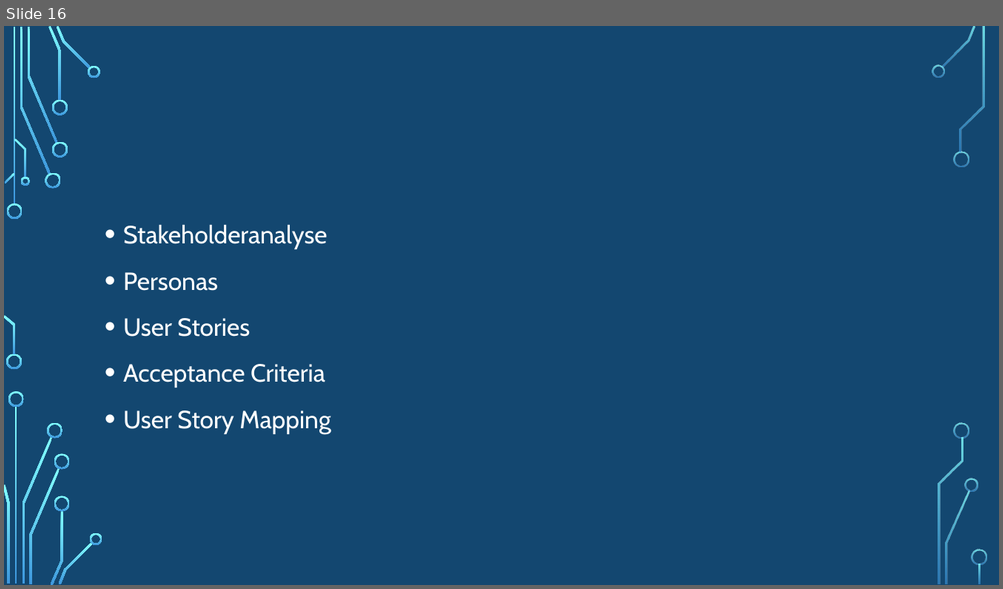
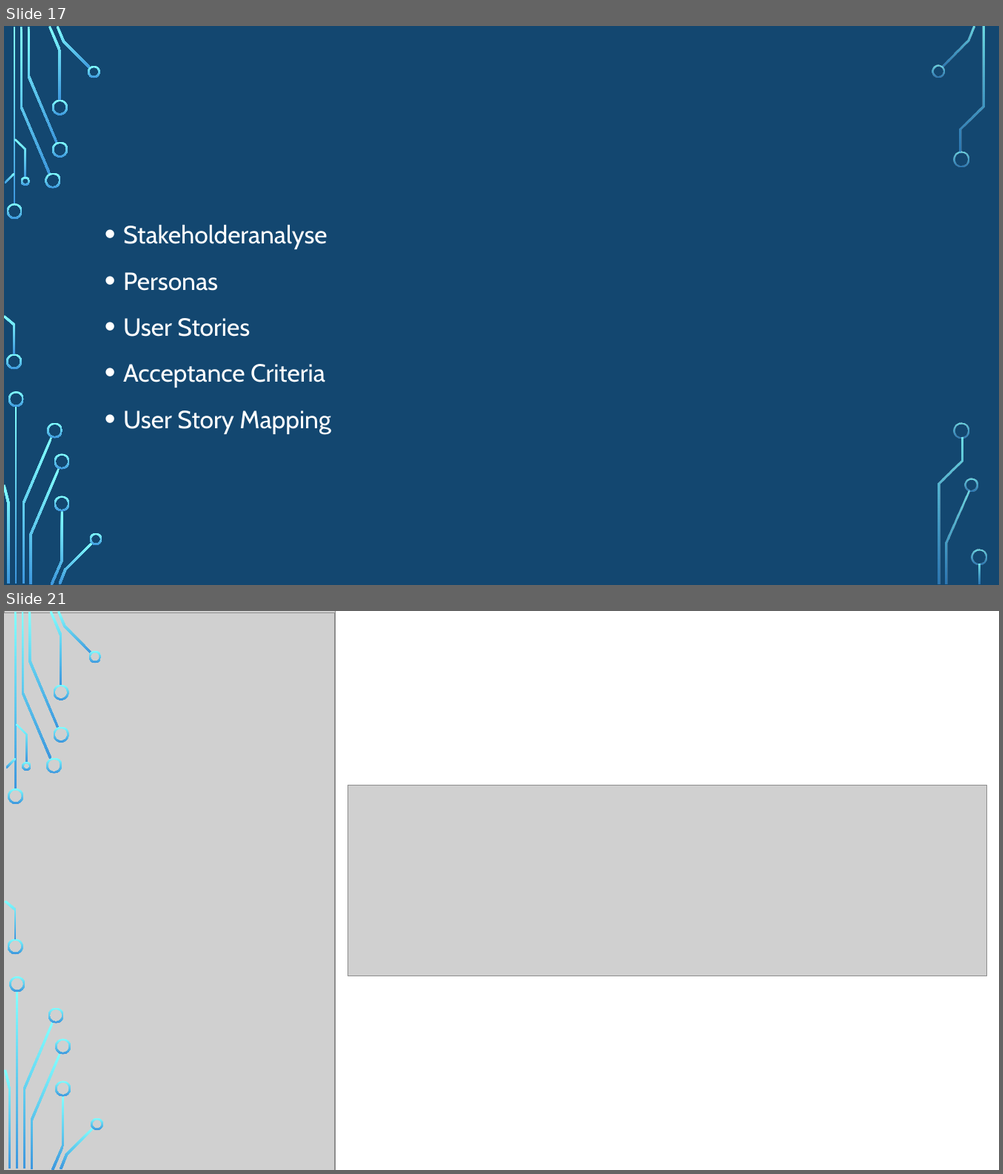
Before and after one commit to kevkre/SE2_Shisha-At-Home, a slide deck: Shisha-AT-Home.pptx. Shown one above the other, each under a label of ours: slide 16 before the commit, slides 17 and 21 after it; the slides between them are not shown. The pictures are 1003x589 and 1003x1174 pixels, drawn with LibreOffice and Linux fonts; fonts in the diff are those of the drawing; grey boxes stand for pictures; background and template pictures are left out. Boxes give left, top, right and bottom in pixels: in the first picture for what was removed or moved away, otherwise in the second. Text is boxed around its words. In the diff, an @@ line names an element or a change of style, - is before the commit and + after.

```diff
--- a/Shisha-AT-Home.pptx
+++ b/Shisha-AT-Home.pptx
@@ slide 21 added at (4,611,999,1170), background picture (left out) @@
@@ rectangle added at (4,611,999,1170), fill #FFFFFF @@
@@ picture added at (4,611,336,1170) @@
@@ picture added at (4,613,336,1170) @@
@@ picture added at (348,785,986,977) @@
@@ group added at (4,611,103,1170): 24 freeform shapes, 2 rectangles @@
@@ group added at (4,611,984,1170): 10 freeform shapes, 2 rectangles @@
@@ what was slide 16 is now slide 17 @@
```
Also in this commit, not shown: 1 slide changed, 6 other slides added, 4 slides removed, 4 other files.
